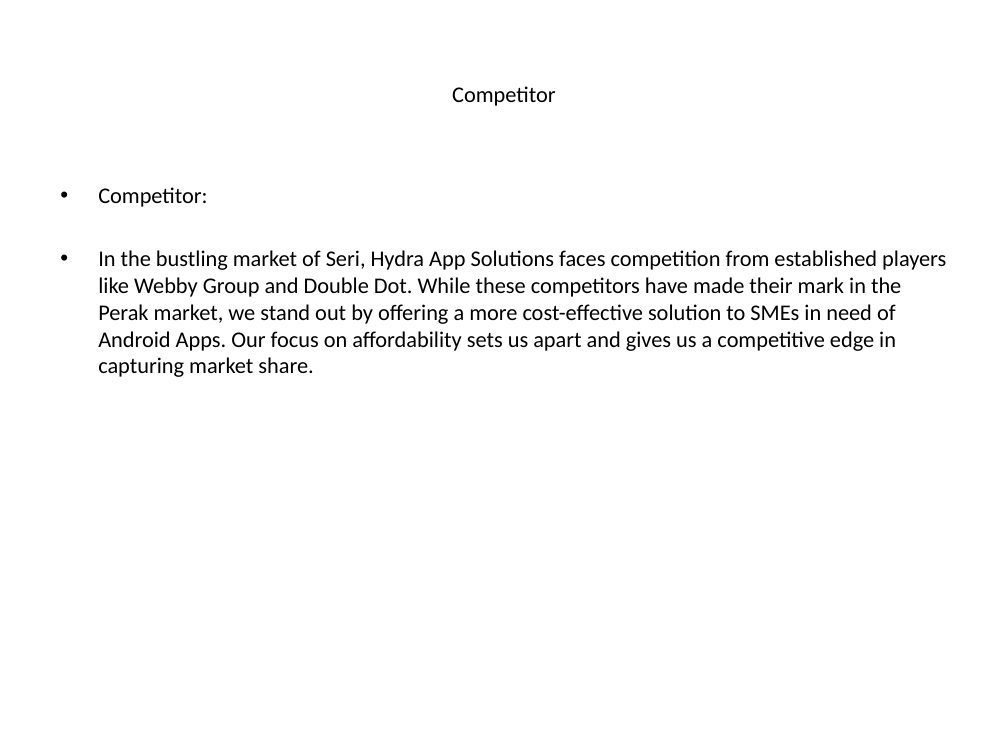
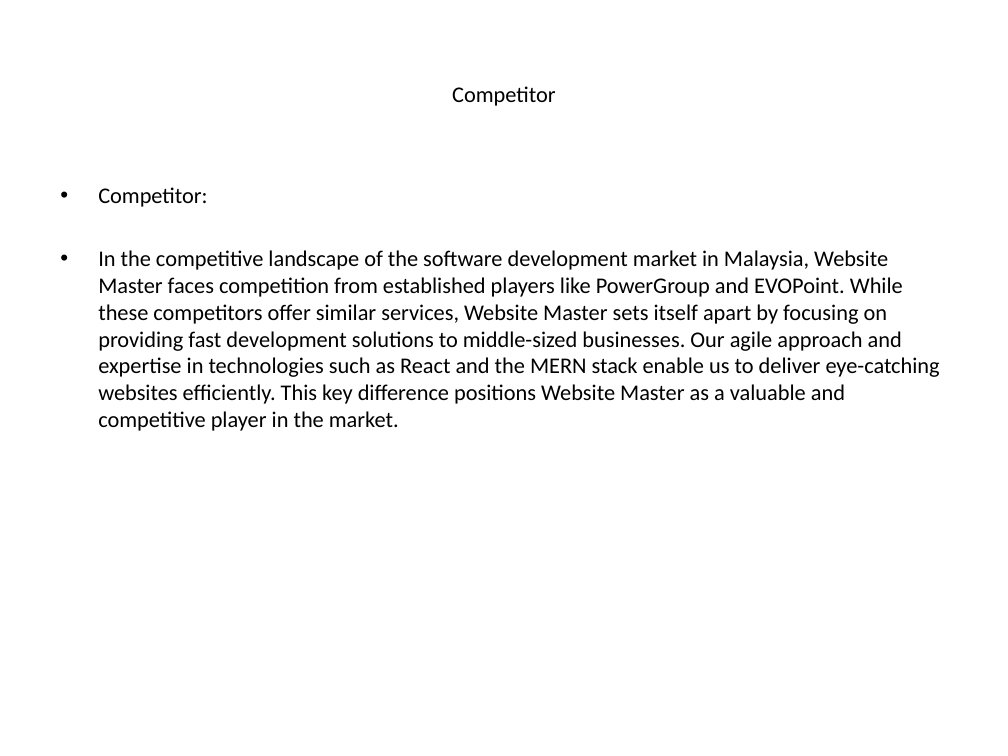
Before and after one commit to luhouyang/cantimagine, a slide deck: slide 4 of generated_ppt/_presentation.pptx. Drawn at 1008x756 pixels with LibreOffice and Linux fonts; fonts in the diff are those of the drawing. Boxes give left, top, right and bottom in pixels: in the first picture for what was removed or moved away, otherwise in the second. Text is boxed around its words. In the diff, an @@ line names an element or a change of style, - is before the commit and + after.

```diff
--- a/generated_ppt/_presentation.pptx
+++ b/generated_ppt/_presentation.pptx
@@ text at [98,250,940,431]: text changed @@
-• In the bustling market of Seri, Hydra App Solutions faces competition from established players like Webby Group and Double Dot. While these competitors have made their mark in the Perak market, we stand out by offering a more cost-effective solution to SMEs in need of Android Apps. Our focus on affordability sets us apart and gives us a competitive edge in capturing market share.
+• In the competitive landscape of the software development market in Malaysia, Website Master faces competition from established players like PowerGroup and EVOPoint. While these competitors offer similar services, Website Master sets itself apart by focusing on providing fast development solutions to middle-sized businesses. Our agile approach and expertise in technologies such as React and the MERN stack enable us to deliver eye-catching websites efficiently. This key difference positions Website Master as a valuable and competitive player in the market.
```
Also in this commit, not shown: 4 other slides changed, 1 other file.
